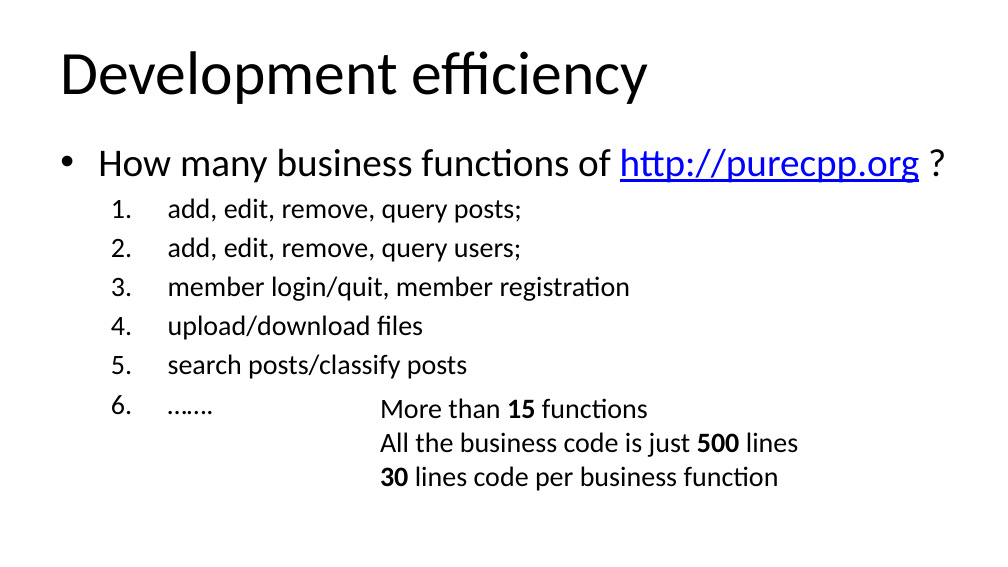
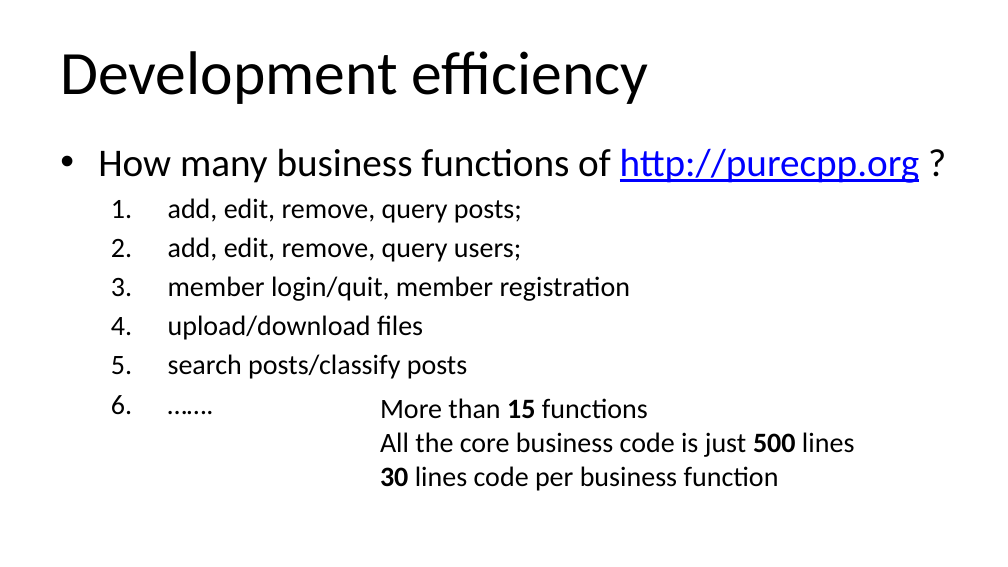
Before and after one commit to qicosmos/cppcon2018, a slide deck: slide 20 of cppcon2018.pptx (slide 22 before the commit). Drawn at 1008x567 pixels with LibreOffice and Linux fonts; fonts in the diff are those of the drawing. Boxes give left, top, right and bottom in pixels: in the first picture for what was removed or moved away, otherwise in the second. Text is boxed around its words. In the diff, an @@ line names an element or a change of style, - is before the commit and + after.

```diff
--- a/cppcon2018.pptx
+++ b/cppcon2018.pptx
@@ text at [380, 432, 854, 457]: text changed @@
-All the business code is just 500 lines
+All the core business code is just 500 lines
```
Also in this commit, not shown: 6 other slides changed, 2 slides removed.
